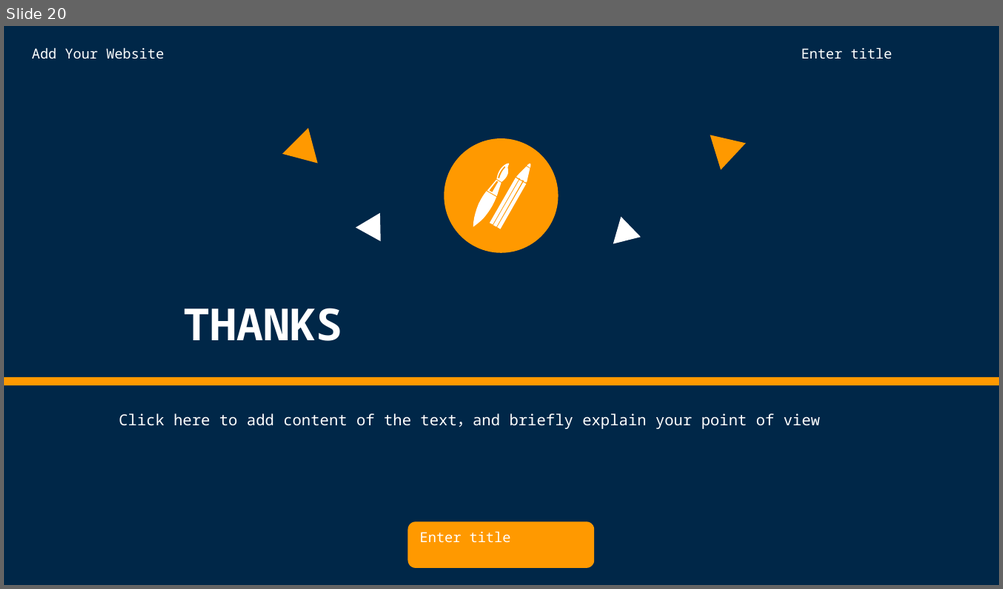
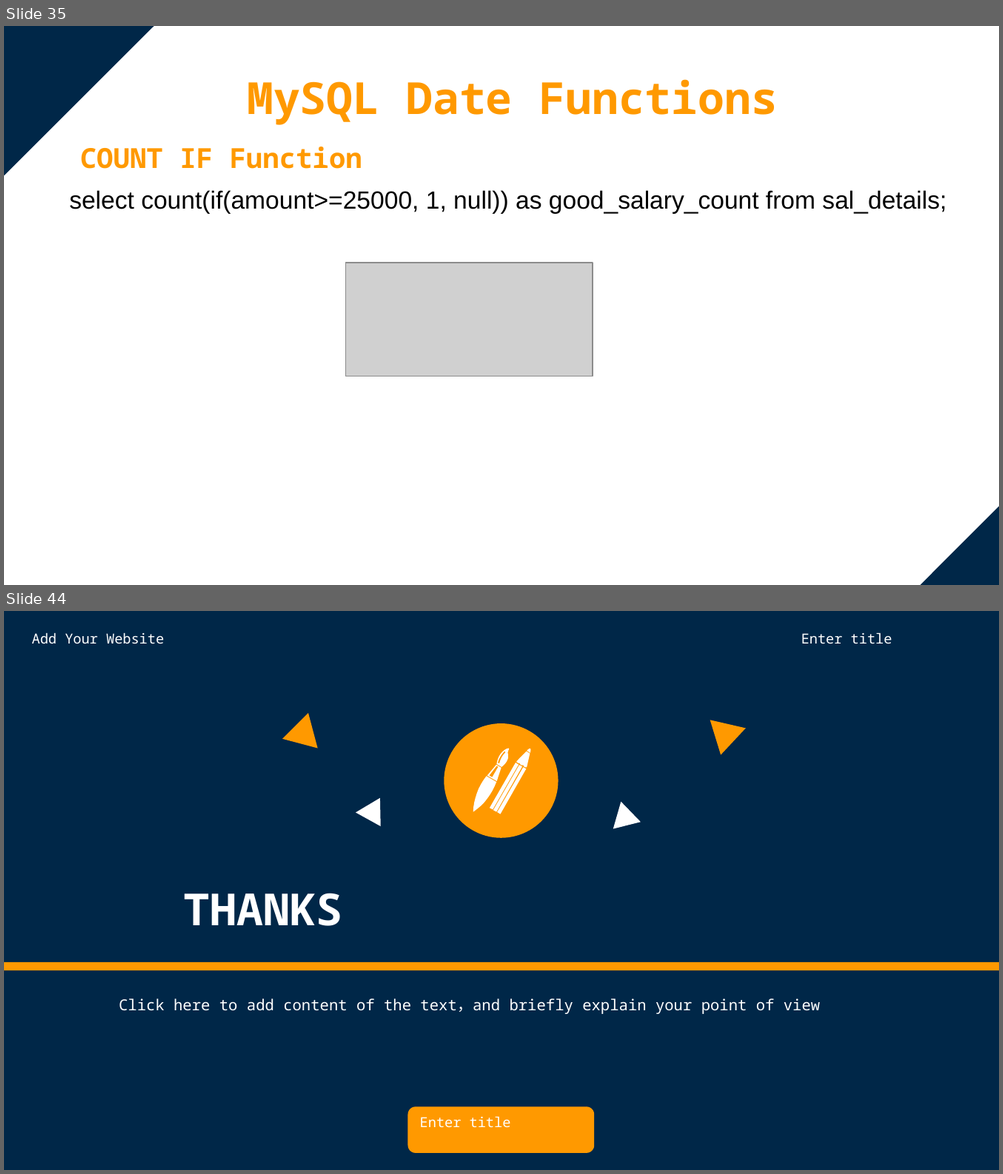
Before and after one commit to vijayadithya831/personal, a slide deck: Full Stack/SQL/Mini Project/SQL Mini Project.pptx. Shown one above the other, each under a label of ours: slide 20 before the commit, slides 35 and 44 after it; the slides between them are not shown. The pictures are 1003x589 and 1003x1174 pixels, drawn with LibreOffice and Linux fonts; fonts in the diff are those of the drawing; grey boxes stand for pictures. Boxes give left, top, right and bottom in pixels: in the first picture for what was removed or moved away, otherwise in the second. Text is boxed around its words. In the diff, an @@ line names an element or a change of style, - is before the commit and + after.

```diff
--- a/Full Stack/SQL/Mini Project/SQL Mini Project.pptx
+++ b/Full Stack/SQL/Mini Project/SQL Mini Project.pptx
@@ slide 35 added at bbox=[4, 26, 999, 585], background #FFFFFF @@
@@ right triangle added at bbox=[4, 26, 155, 178], fill #002748 @@
@@ text added at bbox=[247, 79, 778, 125], 32 pt, text #FF9900, bold @@
+MySQL Date Functions
@@ text added at bbox=[80, 147, 362, 169], 20 pt, text #FF9900, bold @@
+COUNT IF Function
@@ text added at bbox=[69, 190, 946, 213], 18 pt, text #000000 @@
+select count(if(amount>=25000, 1, null)) as good_salary_count from sal_details;
@@ picture added at bbox=[346, 263, 593, 376] @@
@@ right triangle added at bbox=[916, 504, 999, 585], fill #002748 @@
@@ what was slide 20 is now slide 44 @@
```
Also in this commit, not shown: 4 slides changed, 23 other slides added, 1 other file.
